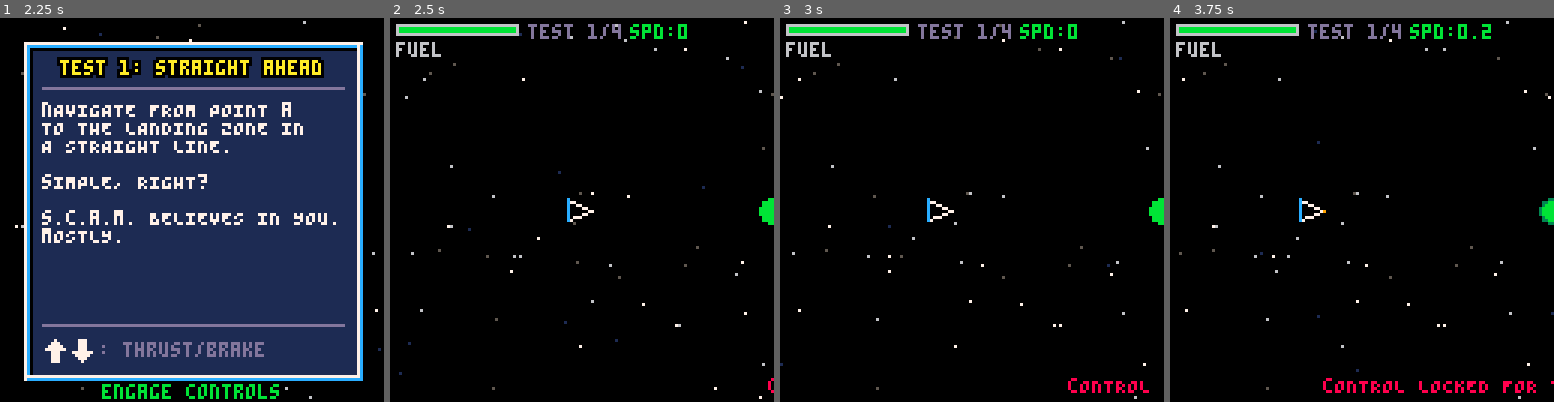
Above: before the commit, frames 1-4 (left to right).
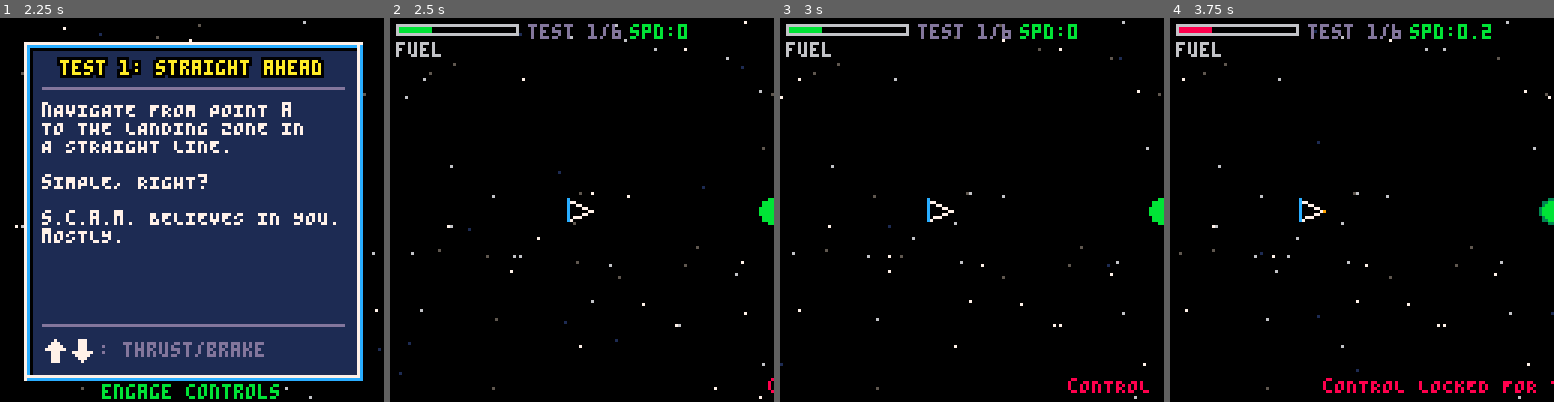
Above: after the commit, the same moments.

Repository: Dhebug/S.C.R.A.P.
Game: PICO-8 cartridge scrap.p8
Two runs of this game, one before a commit and one after it. Both use one fixed random seed, a clock stepped at 60 frames per second and the inputs below.
Inputs:
- Up to frame 1 (2.25 s): tap X (X key) at 0.33, 1.07, 1.85 s; tap O (Z key) at 0.7, 1.7, 2.1 s; hold Right 1.6-2.1 s; hold Up from 2.15 s (still down)
- Up to frame 2 (2.5 s): release Up at 2.42 s; hold Right from 2.47 s (still down)
- Up to frame 3 (3 s): keep holding Right; tap O (Z key) at 2.5, 2.9 s; tap X (X key) at 2.97 s
- Up to frame 4 (3.75 s): release Right at 3.03 s; hold Left 3.08-3.58 s; tap O (Z key) at 3.3, 3.7 s; hold Down from 3.63 s (still down)

Frame 1 is identical in both runs. In frame 2, 0.4% of the frame differs, in the area x 10-61%, y 1-6%; in frame 3, 0.4%; in frame 4, 0.5%, in the area x 2-61%, y 1-6%.

Commit message:
Added level 5 and level 6 to the gam

Diff:
--- a/scrap.p8
+++ b/scrap.p8
@@ -20,7 +20,7 @@
 
 state=st_intro
 lvl=1
-max_lvl=4
+max_lvl=6
 score=0
 total_score=0
 frame=0
@@ -50,12 +50,12 @@
 -------------------------------
 ship={}
 
-function init_ship(x,y,ang)
+function init_ship(x,y,ang,fuel)
  ship={
   x=x,y=y,
   dx=0,dy=0,
   ang=ang or 0,
-  fuel=100,
+  fuel=fuel or 50,
   thrust_f=0, -- forward visual
   thrust_b=0, -- brake visual
   thrust_l=0, -- left visual
@@ -326,7 +326,7 @@
    for ob in all(obstacles) do
     local ddx=b.x-ob.x
     local ddy=b.y-ob.y
-    if ddx*ddx+ddy*ddy<ob.r*ob.r then
+    if abs(ddx)<=ob.r and abs(ddy)<=ob.r and ddx*ddx+ddy*ddy<ob.r*ob.r then
      ob.hp-=1
      del(bullets,b)
      if #bullets==0 then sfx(-1,1) end
@@ -395,6 +395,7 @@
 obstacles={}
 debris={}
 drop_zone=nil
+fuel_pods={}
 
 function update_obstacles()
  for ob in all(obstacles) do
@@ -461,6 +462,30 @@
 end
 
 -------------------------------
+-- fuel pods
+-------------------------------
+function update_fuel_pods()
+ for f in all(fuel_pods) do
+  local ddx=ship.x-f.x
+  local ddy=ship.y-f.y
+  if abs(ddx)<=8 and abs(ddy)<=8 and ddx*ddx+ddy*ddy<64 then
+   ship.fuel=min(100,ship.fuel+f.amt)
+   del(fuel_pods,f)
+   sfx(4)
+  end
+ end
+end
+
+function draw_fuel_pods()
+ for f in all(fuel_pods) do
+  local pulse=sin(frame/20)*1
+  circfill(f.x,f.y,3+pulse,11)
+  circfill(f.x,f.y,2+pulse,3)
+  print("+",f.x-2,f.y-2,7)
+ end
+end
+
+-------------------------------
 -- particles
 -------------------------------
 particles={}
@@ -489,8 +514,20 @@
 -------------------------------
 land={}
 
+function diff_radius(r)
+ -- shrink zones on harder difficulties
+ local shrink={1,0.85,0.7,0.55}
+ return r*shrink[difficulty+1]
+end
+
+function diff_hp(hp)
+ -- more hits on harder difficulties
+ local mult={1,1,2,3}
+ return hp*mult[difficulty+1]
+end
+
 function init_land(x,y,r)
- land={x=x,y=y,r=r or 8}
+ land={x=x,y=y,r=diff_radius(r or 8)}
 end
 
 function check_landing()
@@ -604,12 +641,13 @@
   has_items=false,
   has_cable=false,
   setup=function()
-   init_ship(20,64,0)
+   init_ship(20,64,0,30)
    init_land(250,64)
    obstacles={}
    debris={}
    bullets={}
    drop_zone=nil
+   fuel_pods={}
    ship.ammo=0
   end
  },
@@ -622,12 +660,13 @@
   has_items=false,
   has_cable=false,
   setup=function()
-   init_ship(64,200,0)
+   init_ship(64,200,0,40)
    init_land(200,40)
    obstacles={}
    debris={}
    bullets={}
    drop_zone=nil
+   fuel_pods={}
    ship.ammo=0
   end
  },
@@ -640,14 +679,15 @@
   has_items=true,
   has_cable=false,
   setup=function()
-   init_ship(20,100,0)
+   init_ship(20,100,0,50)
    init_land(280,100)
    obstacles={
-    {x=150,y=100,r=10,hp=3,dx=0,dy=0}
+    {x=150,y=100,r=10,hp=diff_hp(3),dx=0,dy=0}
    }
    debris={}
    bullets={}
    drop_zone=nil
+   fuel_pods={}
    ship.ammo=10
    ship.item=1
   end
@@ -661,16 +701,71 @@
   has_items=true,
   has_cable=true,
   setup=function()
-   init_ship(20,200,0)
+   init_ship(20,200,0,55)
    init_land(280,40)
    obstacles={
-    {x=180,y=120,r=8,hp=2,dx=0,dy=0}
+    {x=180,y=120,r=8,hp=diff_hp(2),dx=0,dy=0}
    }
    debris={
     {x=100,y=80,dx=0,dy=0,collected=false}
    }
-   drop_zone={x=250,y=200,r=14}
+   drop_zone={x=250,y=200,r=diff_radius(14)}
    bullets={}
+   fuel_pods={}
+   ship.ammo=10
+   ship.item=1
+  end
+ },
+ -- level 5: bulk collection
+ {
+  title="bulk order",
+  brief="s.c.a.m. HAS RECEIVED A\nBULK ORDER.\n\ncOLLECT ALL CARGO AND\nDELIVER TO THE DROP ZONE.\n\nOVERTIME IS NOT\nCOMPENSATED.",
+  has_fwd=true,
+  has_rot=true,
+  has_items=true,
+  has_cable=true,
+  setup=function()
+   init_ship(20,150,0,65)
+   init_land(350,150)
+   obstacles={
+    {x=120,y=80,r=8,hp=diff_hp(2),dx=0,dy=0},
+    {x=250,y=200,r=10,hp=diff_hp(3),dx=0,dy=0}
+   }
+   debris={
+    {x=80,y=50,dx=0,dy=0,collected=false},
+    {x=180,y=250,dx=0,dy=0,collected=false},
+    {x=300,y=80,dx=0,dy=0,collected=false}
+   }
+   drop_zone={x=200,y=150,r=diff_radius(16)}
+   bullets={}
+   fuel_pods={}
+   ship.ammo=15
+   ship.item=1
+  end
+ },
+ -- level 6: long haul
+ {
+  title="the long haul",
+  brief="tHE LANDING ZONE IS FAR.\nvERY FAR.\n\nyOU WON'T HAVE ENOUGH\nFUEL. bUT S.C.A.M. LEFT\nSOME FUEL PODS ALONG\nTHE WAY.\n\npROBABLY.",
+  has_fwd=true,
+  has_rot=true,
+  has_items=true,
+  has_cable=false,
+  setup=function()
+   init_ship(20,300,0,30)
+   init_land(500,50)
+   obstacles={
+    {x=150,y=200,r=12,hp=diff_hp(2),dx=0,dy=0},
+    {x=350,y=150,r=10,hp=diff_hp(3),dx=0,dy=0}
+   }
+   debris={}
+   bullets={}
+   drop_zone=nil
+   fuel_pods={
+    {x=100,y=250,amt=20},
+    {x=250,y=180,amt=20},
+    {x=400,y=100,amt=15}
+   }
    ship.ammo=10
    ship.item=1
   end
@@ -935,7 +1030,7 @@
  intro_cycle=0
  intro_page=0
  --cheat: uncomment to skip to a level
- --state=st_brief lvl=4
+ --state=st_brief lvl=6
 end
 
 prev_state=-1
@@ -1207,12 +1302,13 @@
  update_bullets()
  update_obstacles()
  update_debris()
+ update_fuel_pods()
  update_particles()
 
  -- check success
  if ship.alive then
-  -- for level 4, need all debris collected first
-  if lvl==4 and #debris>0 then
+  -- need all debris collected before landing
+  if #debris>0 and drop_zone then
    -- can't land yet
   else
    if check_landing() then
@@ -1293,6 +1389,7 @@
  draw_land()
  draw_obstacles()
  draw_debris()
+ draw_fuel_pods()
  draw_ship()
  draw_bullets()
  draw_particles()
@@ -1311,6 +1408,9 @@
  if drop_zone then
   draw_indicator(drop_zone.x,drop_zone.y,9,4)
  end
+ for f in all(fuel_pods) do
+  draw_indicator(f.x,f.y,11,3)
+ end
 
  draw_hud()
 
@@ -1320,8 +1420,8 @@
   cprint("LANDING "..pct.."%",58,11)
  end
 
- -- level 4: debris status
- if lvl==4 and #debris>0 then
+ -- debris status
+ if drop_zone and #debris>0 then
   print("CARGO: "..#debris.." LEFT",40,120,6)
  end
 
Not shown, changed: readme.md
